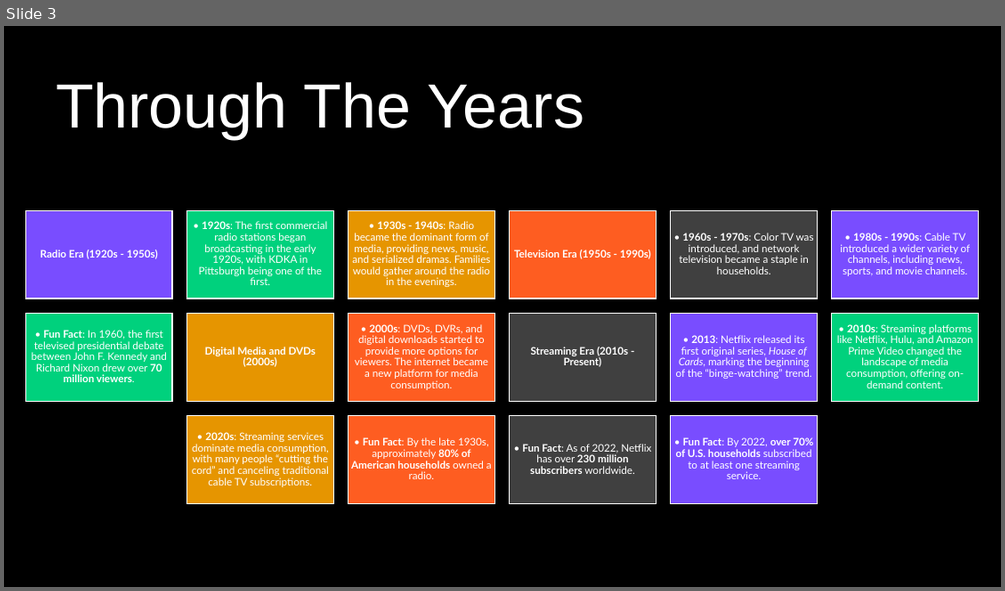
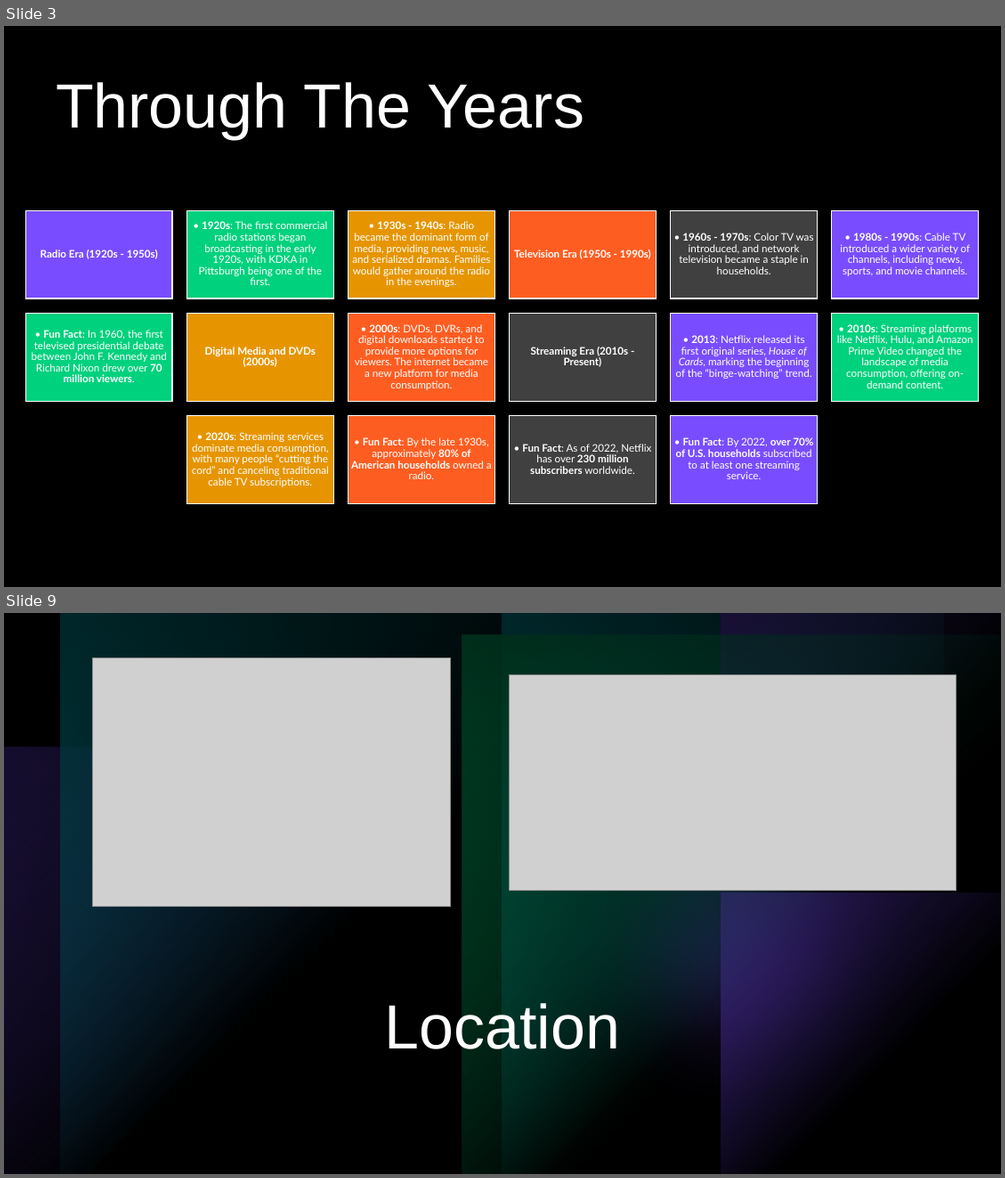
Before and after one commit to lanahuyen/media_tv, a slide deck: Presentation1.pptx. Shown one above the other, each under a label of ours: slide 3 before the commit, slides 3 and 9 after it; the slides between them are not shown. The pictures are 1005x591 and 1005x1178 pixels, drawn with LibreOffice and Linux fonts; fonts in the diff are those of the drawing; grey boxes stand for pictures. Boxes give left, top, right and bottom in pixels: in the first picture for what was removed or moved away, otherwise in the second. Text is boxed around its words. In the diff, an @@ line names an element or a change of style, - is before the commit and + after.

```diff
--- a/Presentation1.pptx
+++ b/Presentation1.pptx
@@ slide 9 added at bbox=[4, 613, 1001, 1174], background #000000; not listed: 5 template elements that a slide beside it also shows @@
@@ rectangle added at bbox=[4, 613, 1001, 1174], fill #000000 @@
@@ rectangle added at bbox=[4, 613, 1001, 1174], fill gradient #000000 @@
@@ group added at bbox=[4, 613, 1001, 1174]: 6 rectangles, 1 ellipse @@
@@ group added at bbox=[4, 613, 1001, 1174]: 6 rectangles, 2 ellipses @@
@@ picture added at bbox=[92, 657, 450, 906] @@
@@ picture added at bbox=[510, 674, 956, 890] @@
@@ title added at bbox=[385, 1003, 621, 1049], 60 pt, text #FFFFFF @@
+Location
```
Also in this commit, not shown: 1 slide changed, 8 other slides added, 1 slide removed, 1 other file.
